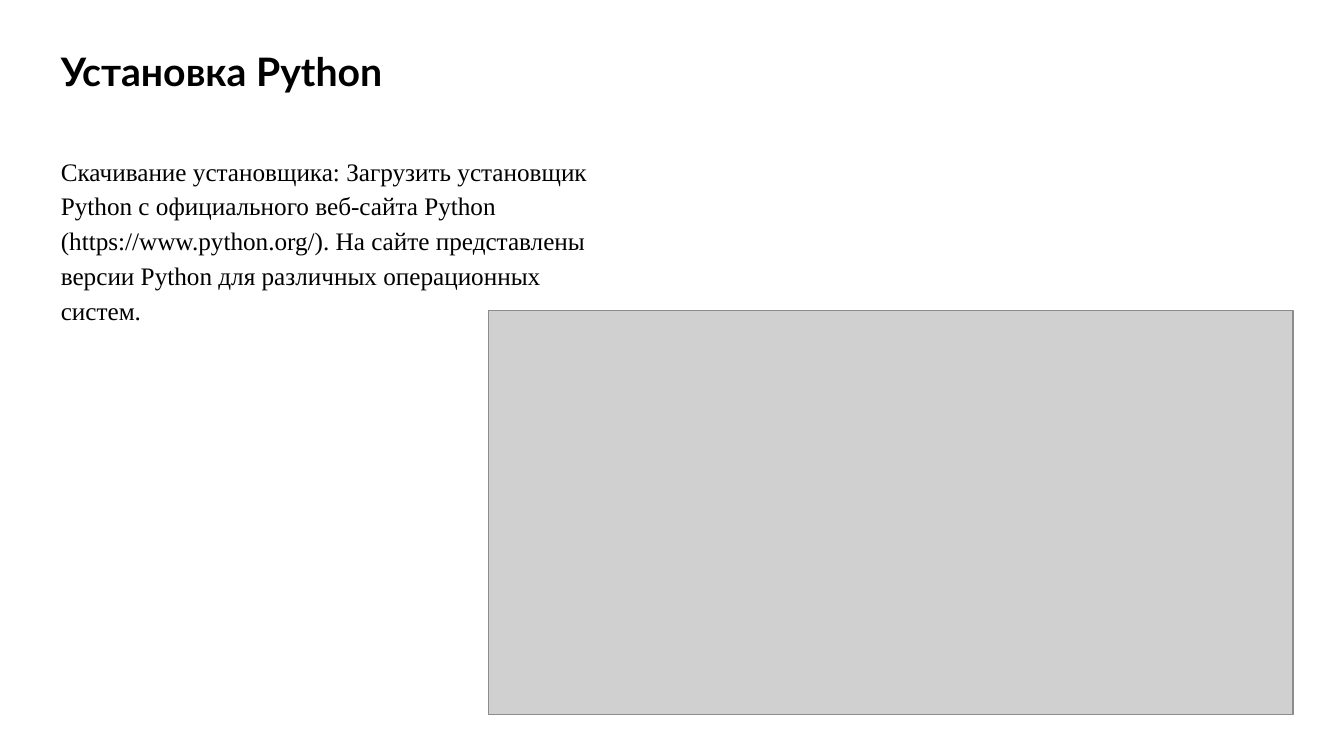
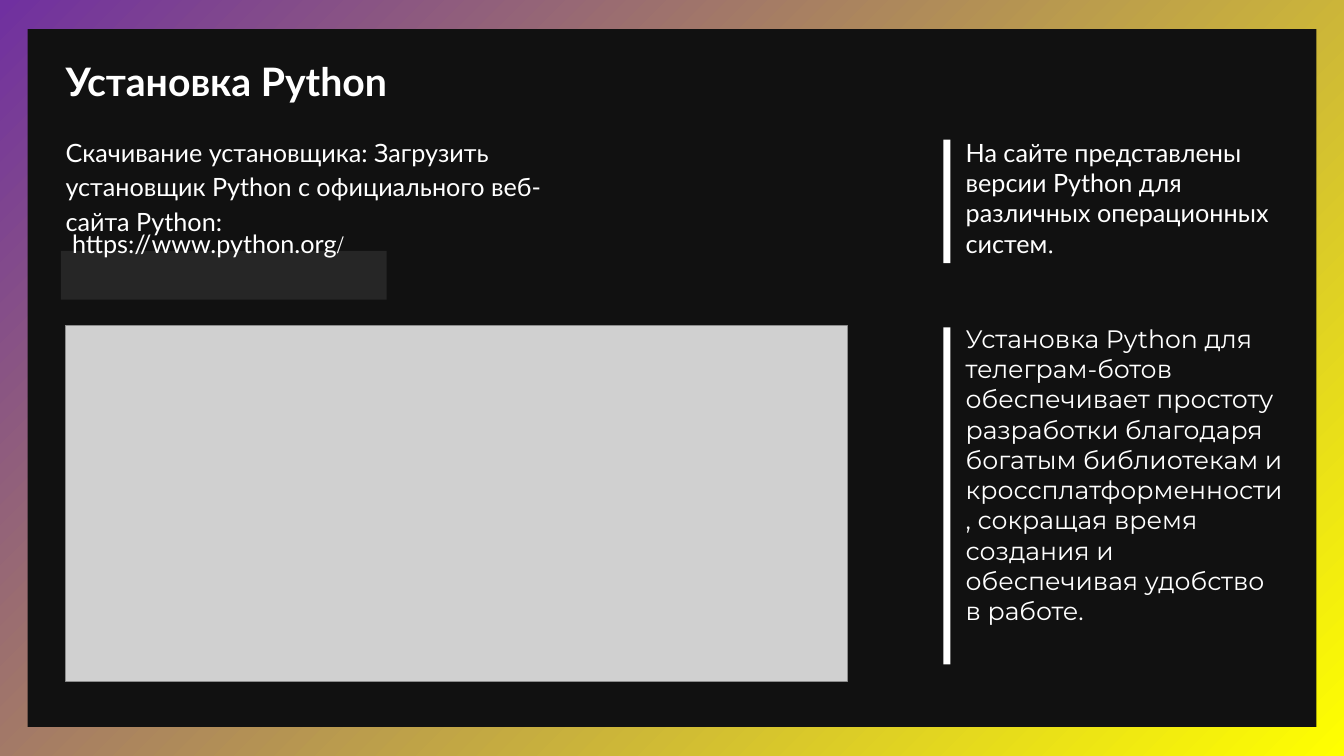
Before and after one commit to FFlop235/School_Project, a slide deck: slide 11 of Анализ оценок из Сетевого Города.pptx. Drawn at 1344x756 pixels with LibreOffice and Linux fonts; fonts in the diff are those of the drawing; grey boxes stand for pictures; background and template pictures are left out. Boxes give left, top, right and bottom in pixels: in the first picture for what was removed or moved away, otherwise in the second. Text is boxed around its words. In the diff, an @@ line names an element or a change of style, - is before the commit and + after.

```diff
--- a/Анализ оценок из Сетевого Города.pptx
+++ b/Анализ оценок из Сетевого Города.pptx
@@ background #FFFFFF to gradient #7030A0 to #FFFF00 @@
@@ rectangle added at box(27, 29, 1316, 727), fill #111111 @@
@@ text "Установка Python": place and size @@
-text "Установка Python" at box(61, 57, 382, 93)
+text "Установка Python" at box(66, 67, 387, 103)
@@ text "Установка Python" at box(66, 67, 387, 103): text colour #000000 to #FFFFFF @@
@@ text at box(66, 143, 541, 236): text changed; font Times New Roman to Lato; text colour #000000 to #FFFFFF @@
-Скачивание установщика: Загрузить установщик Python с официального веб-сайта Python (https://www.python.org/). На сайте представлены версии Python для различных операционных систем.
+Скачивание установщика: Загрузить установщик Python с официального веб-сайта Python:
@@ rectangle added at box(944, 140, 951, 264), fill #FFFFFF @@
@@ text added at box(966, 144, 1268, 254), 18 pt, text #FFFFFF @@
+На сайте представлены версии Python для различных операционных систем.
@@ text added at box(72, 231, 344, 257), 18 pt, text #FFFFFF @@
+https://www.python.org/
@@ rectangle added at box(60, 251, 386, 300), fill #262626 @@
@@ picture: place and size @@
-picture at box(489, 311, 1294, 715)
+picture at box(66, 326, 848, 682)
@@ rectangle added at box(944, 328, 951, 664), fill #FFFFFF @@
@@ text added at box(966, 329, 1283, 625), 18 pt, text #FFFFFF @@
+Установка Python для телеграм-ботов обеспечивает простоту разработки благодаря богатым библиотекам и кроссплатформенности, сокращая время создания и обеспечивая удобство в работе.
```
Also in this commit, not shown: 8 other slides changed, 4 slides added, 4 slides removed, 5 other files.
